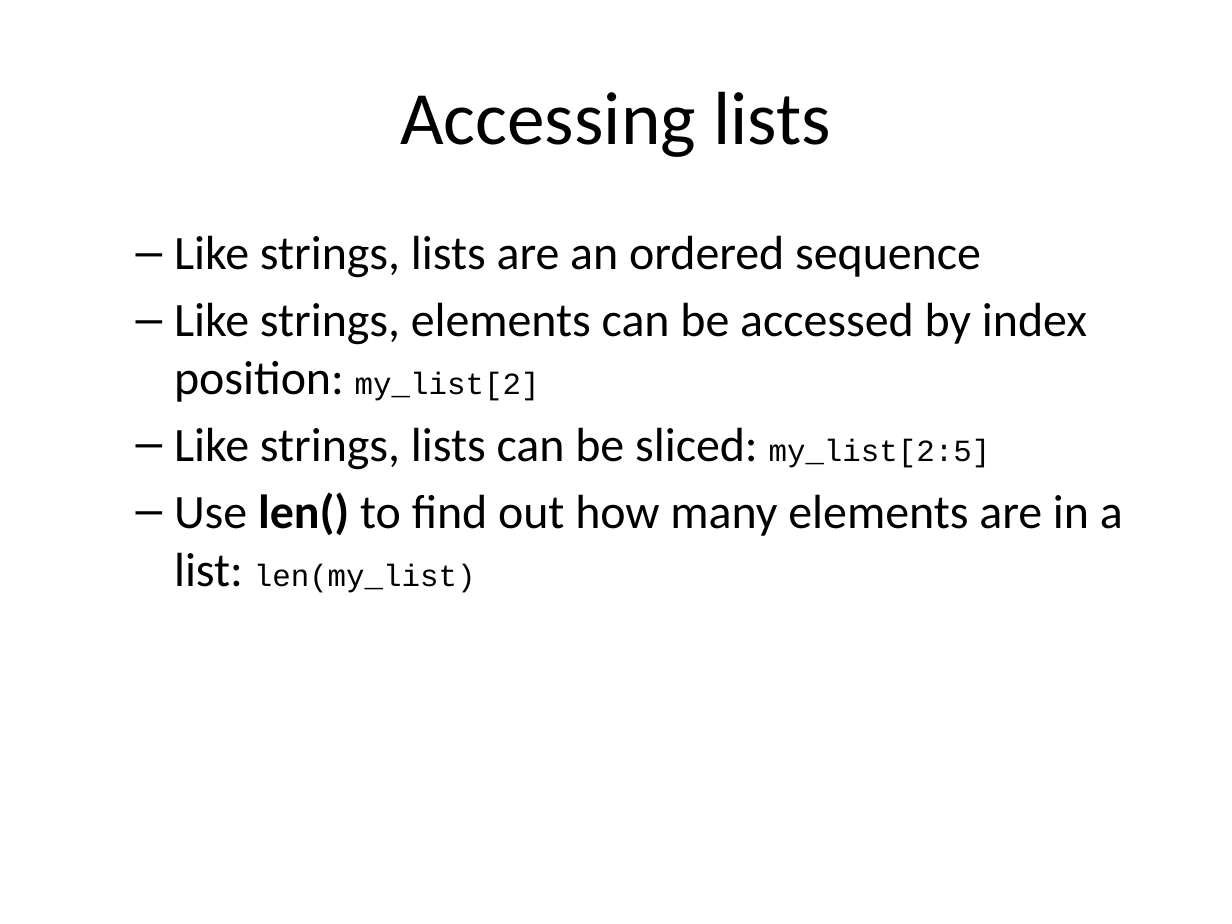
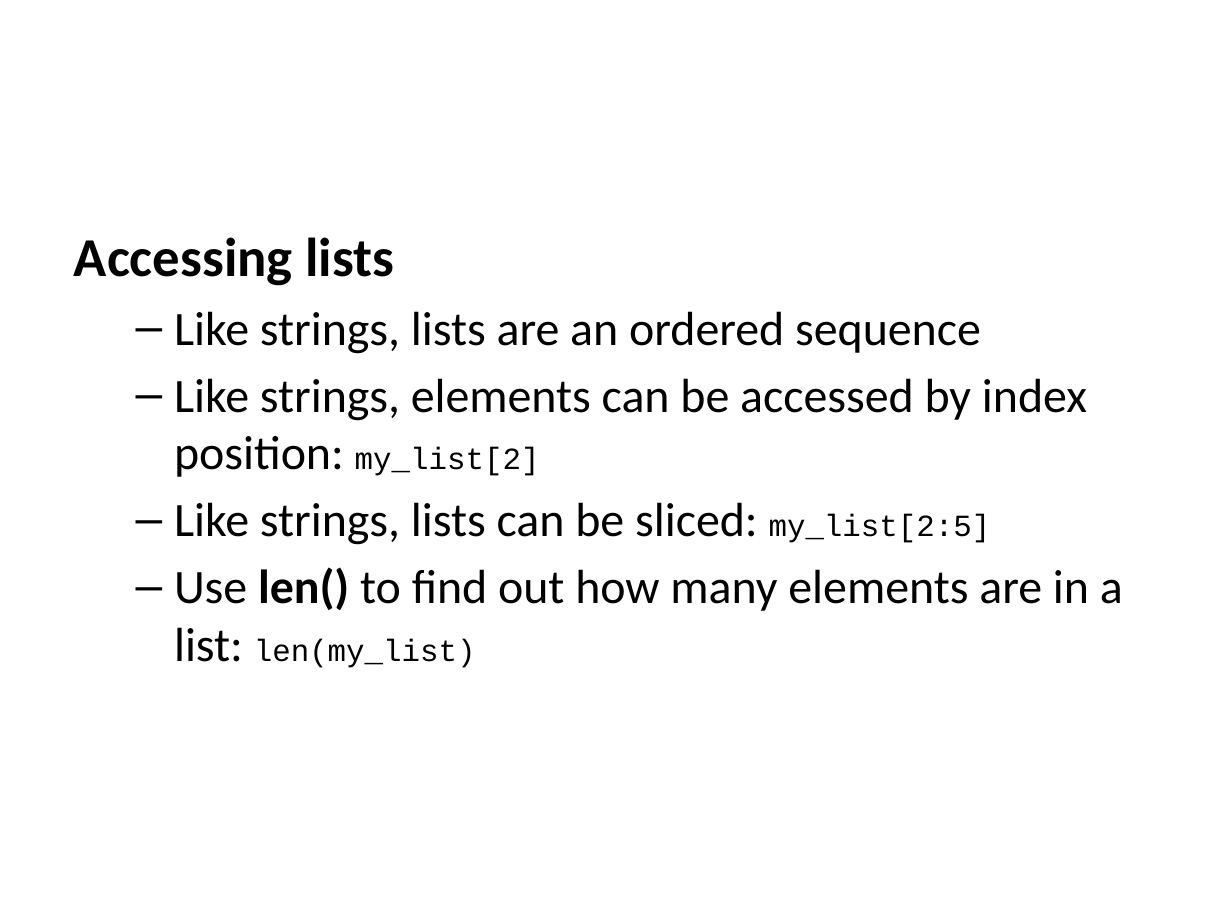
Before and after one commit to jwestgard/inst326, a slide deck: slide 17 of modules/module03/slides.pptx. Drawn at 1232x924 pixels with LibreOffice and Linux fonts; fonts in the diff are those of the drawing. Boxes give left, top, right and bottom in pixels: in the first picture for what was removed or moved away, otherwise in the second. Text is boxed around its words. In the diff, an @@ line names an element or a change of style, - is before the commit and + after.

```diff
--- a/modules/module03/slides.pptx
+++ b/modules/module03/slides.pptx
@@ title removed at (400, 91, 831, 157) @@
-Accessing lists
@@ text at (74, 237, 394, 286): paragraph added @@
+Accessing lists
```
Also in this commit, not shown: 25 other slides changed, 6 slides added, 1 slide removed, 25 other files.
